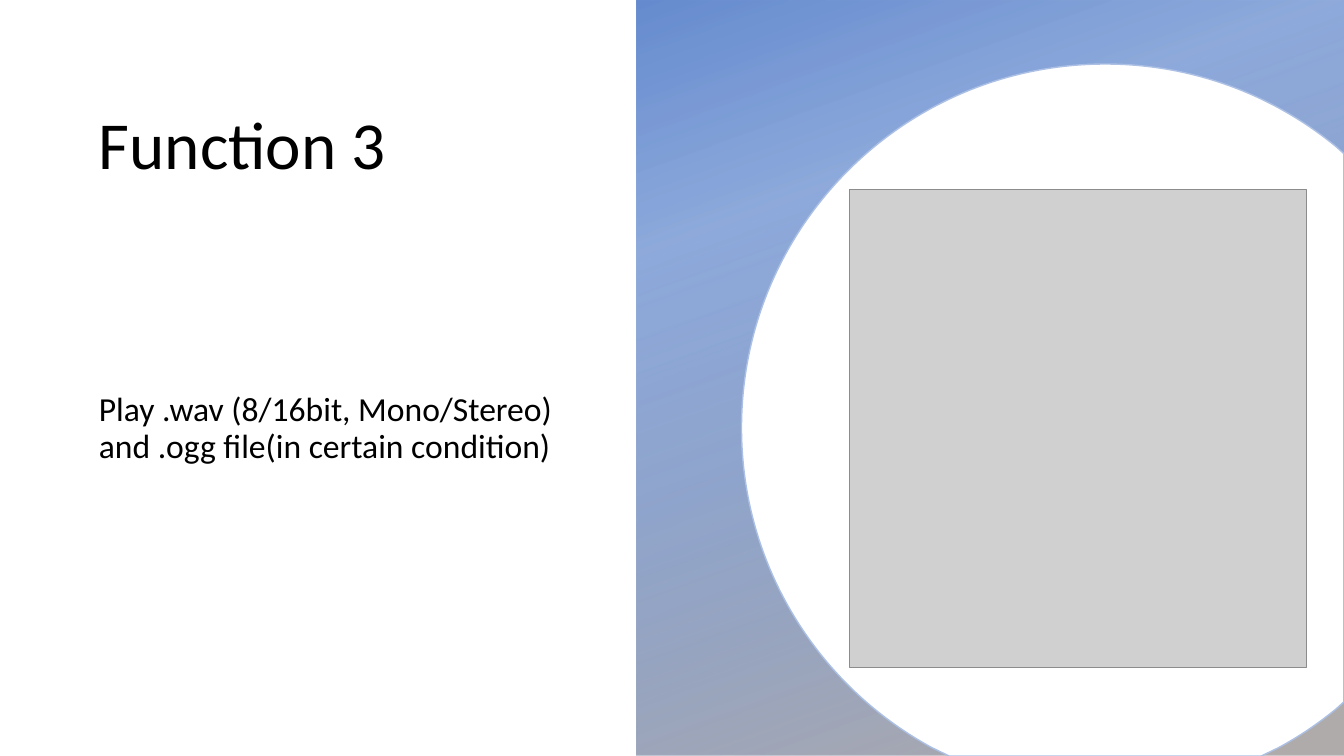
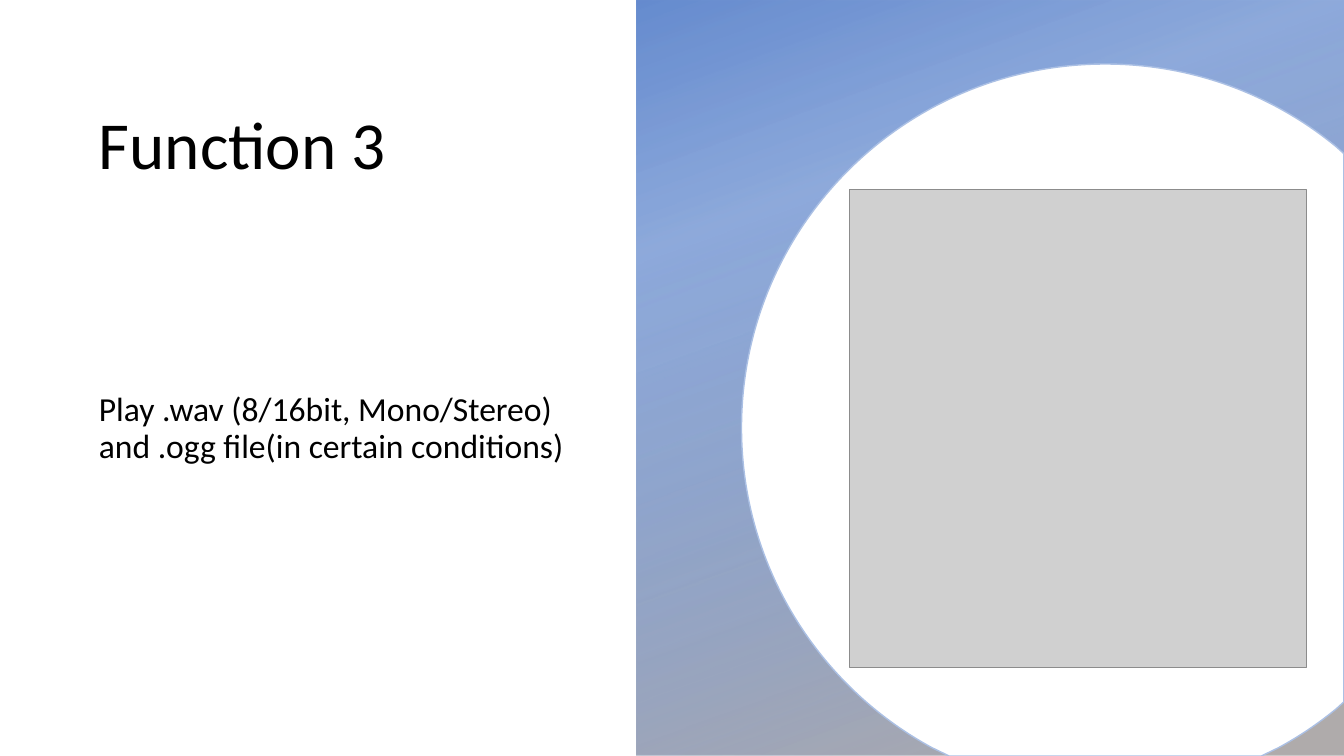
Before and after one commit to CcydtN/ELEC3300-Project, a slide deck: slide 4 of Music_Player/Music Player.pptx. Drawn at 1344x756 pixels with LibreOffice and Linux fonts; fonts in the diff are those of the drawing; grey boxes stand for pictures; background and template pictures are left out. Boxes give left, top, right and bottom in pixels: in the first picture for what was removed or moved away, otherwise in the second. Text is boxed around its words. In the diff, an @@ line names an element or a change of style, - is before the commit and + after.

```diff
--- a/Music_Player/Music Player.pptx
+++ b/Music_Player/Music Player.pptx
@@ text at (99,396,563,464): text changed @@
-Play .wav (8/16bit, Mono/Stereo) and .ogg file(in certain condition)
+Play .wav (8/16bit, Mono/Stereo) and .ogg file(in certain conditions)
```
